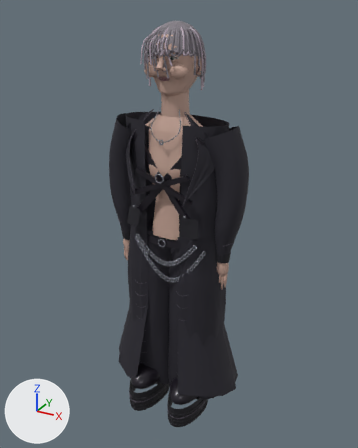
The glTF model src/assets/avatars/look-5-detail.glb as it was, and as the next commit left it.
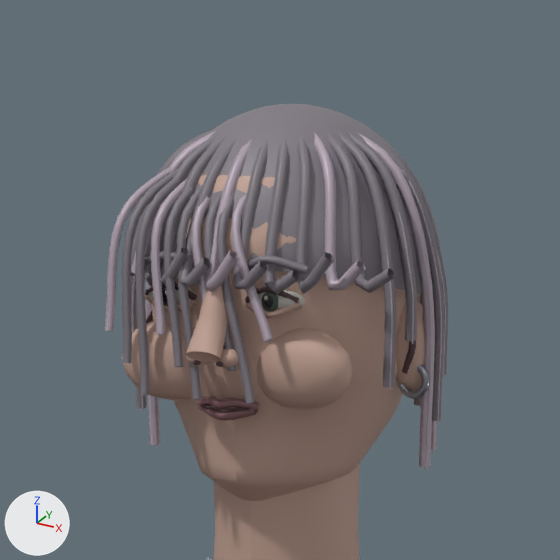
Each version is shown whole from a 50 mm camera at (1.136, -2.03, 2.132) aimed at (0.008, 0.021, 1.106), then close up on the part from 34% to 64% of the width and 0% to 24% of the height. The lights are fixed; the arrows at lower left show +X, +Y and +Z. The first two pictures are the older version. Where no turn or scale is listed for an object, it has been applied to the vertices. Vertices at exactly the same position are counted once.
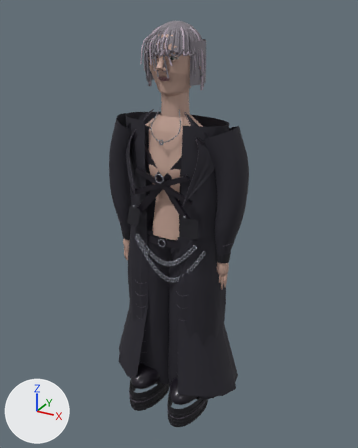
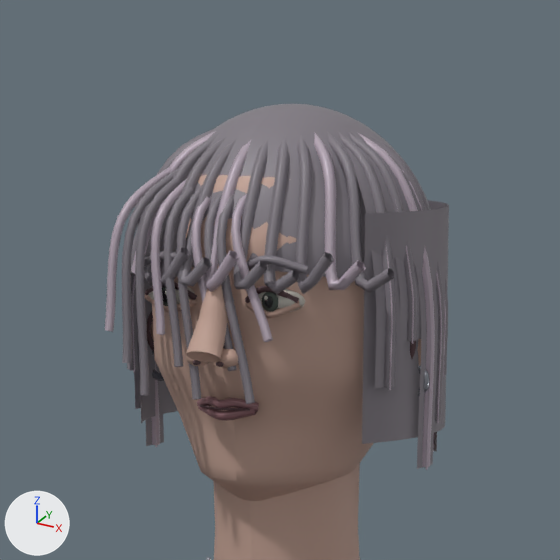
What differs and where, as boxes [x1, y1, x2, y2] in the close-ups (560 x 560 px):
'Mesh_21', reshaped (15% taller)
    before: [122, 104, 448, 421]
    after: [122, 104, 449, 469]
'Mesh_16', reshaped
    before: [122, 175, 425, 560]
    after: [145, 175, 421, 560]
part 1 of me_mesh_16, deleted (beige)
    before: [122, 320, 192, 400]
part 2 of me_mesh_16, deleted (beige)
    before: [256, 328, 353, 410]
part 3 of me_mesh_21, built on
    after: [130, 145, 449, 469]

The change, as a list of edits to the scene's bpy script:
```text
Change me_mesh_16:
    used by ob_mesh_16; location = (-0.369, 0.24, -0.99)
    remove me_mesh_16.from_pydata(...)  # 2958 vertices, 5600 faces; spans x 0.209..0.529, y -0.387..-0.129, z 2.07..3.052
    add me_mesh_16.from_pydata(...)  # 2730 vertices, 5152 faces; spans x 0.209..0.529, y -0.387..-0.129, z 2.07..3.052
    me_mesh_16 part 1: the loose piece of 114 vertices spanning x 0.259..0.353, y -0.35..-0.304, z 2.832..2.898 is deleted
    me_mesh_16 part 2: the loose piece of 114 vertices spanning x 0.385..0.479, y -0.35..-0.304, z 2.832..2.898 is deleted
Change me_mesh_21:
    used by ob_mesh_21; location = (-0.369, 0.24, -0.99)
    remove me_mesh_21.from_pydata(...)  # 3385 vertices, 6420 faces; spans x 0.231..0.508, y -0.372..-0.106, z 2.815..3.064
    add me_mesh_21.from_pydata(...)  # 8331 vertices, 14868 faces; spans x 0.231..0.508, y -0.372..-0.096, z 2.78..3.064
    me_mesh_21 part 3: 1 vertex moved within x 0.416, y -0.16, z 3.009; 4946 vertices added at x 0.232..0.506, y -0.305..-0.096, z 2.78..3.055
```
